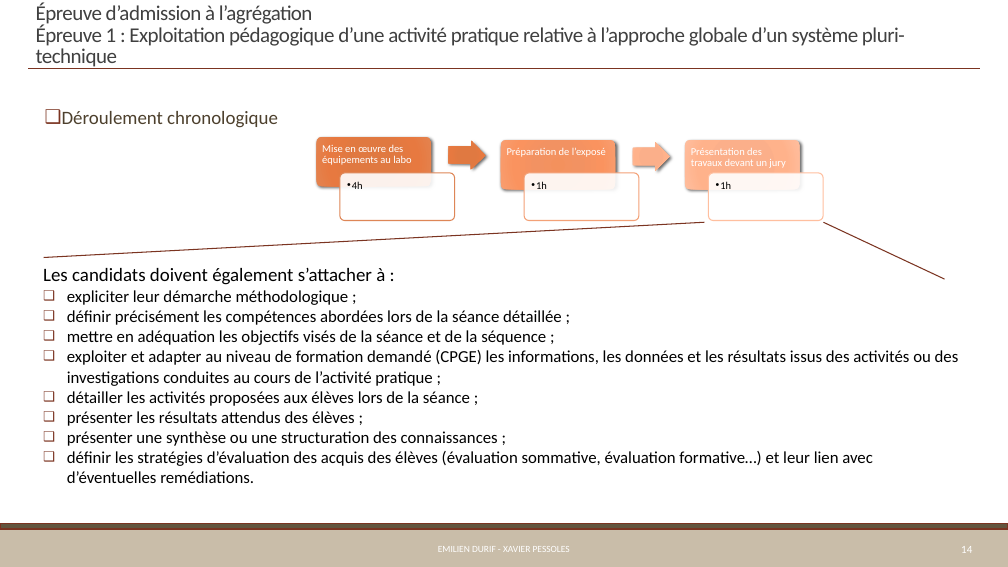
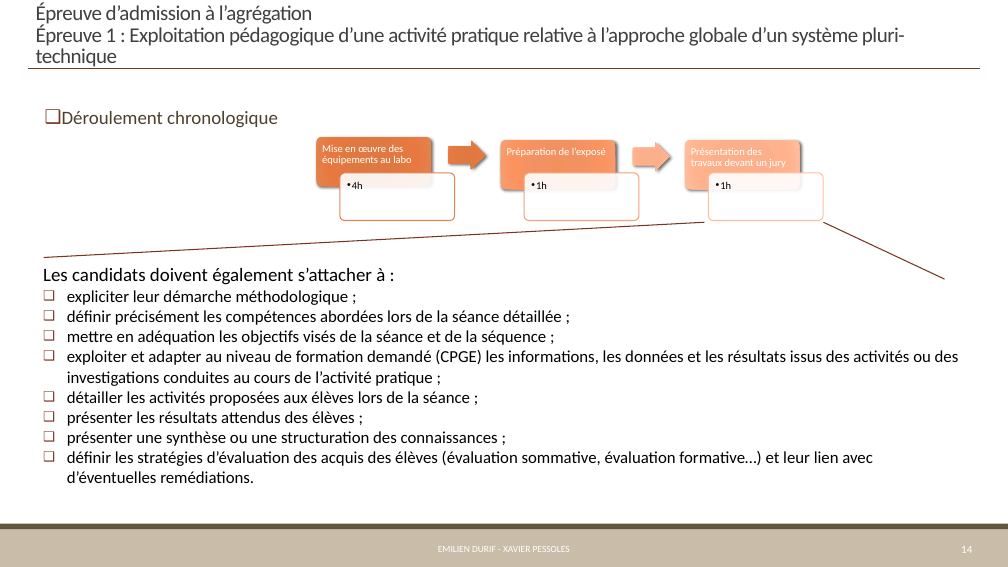
Before and after one commit to xpessoles/Preparation_Agregation, a slide deck: slide 14 of Cours/01_PresentationEpreuves.pptx. Drawn at 1008x567 pixels with LibreOffice and Linux fonts; fonts in the diff are those of the drawing. Boxes give left, top, right and bottom in pixels: in the first picture for what was removed or moved away, otherwise in the second. Text is boxed around its words. In the diff, an @@ line names an element or a change of style, - is before the commit and + after.

```diff
--- a/Cours/01_PresentationEpreuves.pptx
+++ b/Cours/01_PresentationEpreuves.pptx
@@ rectangle at (0,524,1008,529): outline #7B3421 1.25 pt to none @@
```
Also in this commit, not shown: 27 other slides changed, 4 other files.
